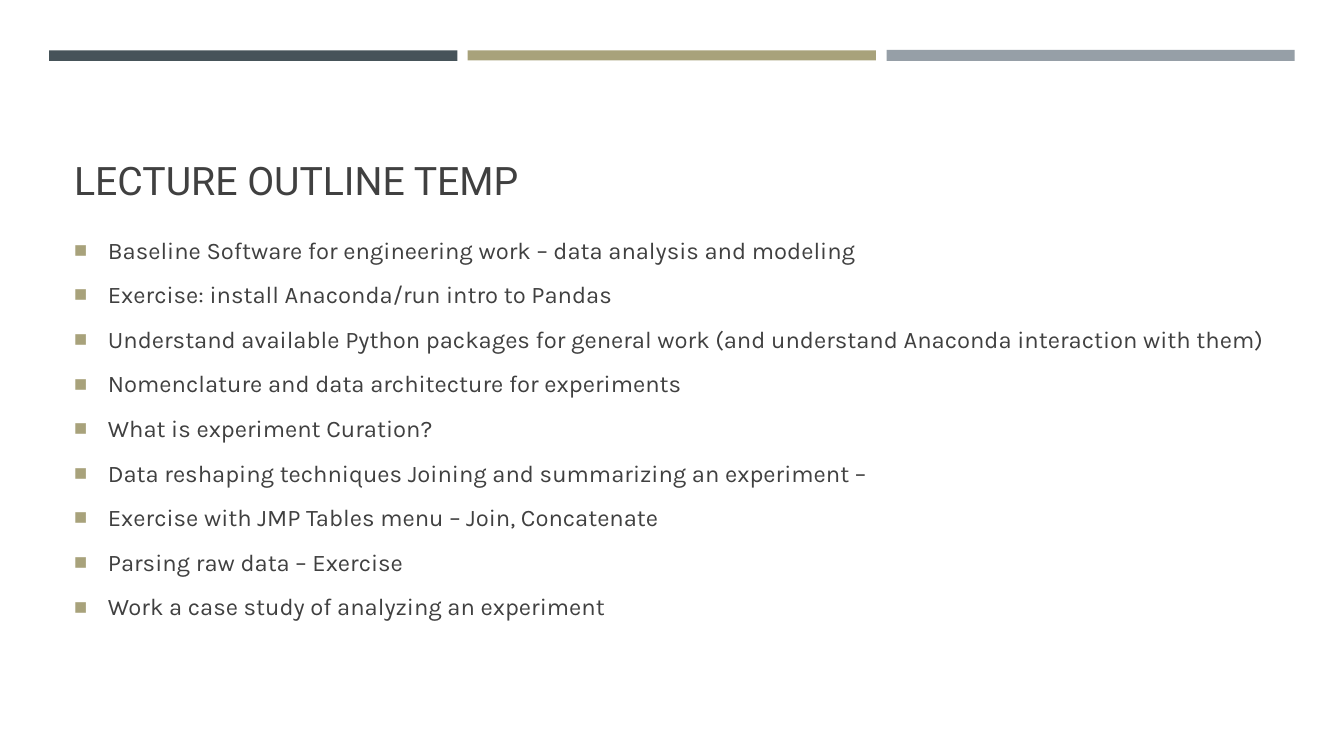
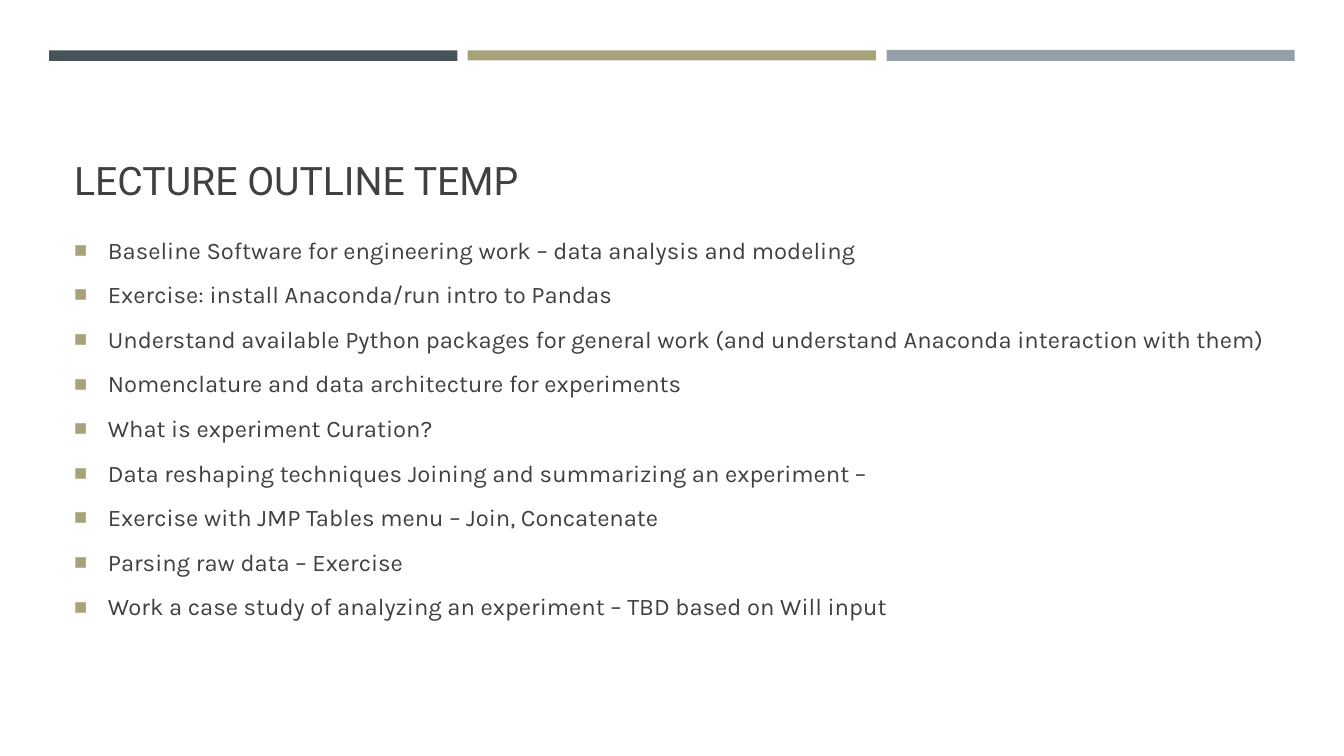
Before and after one commit to jlandgre/Data_Techniques_Training, a slide deck: slide 2 of Data_Techniques.pptx. Drawn at 1344x756 pixels with LibreOffice and Linux fonts; fonts in the diff are those of the drawing. Boxes give left, top, right and bottom in pixels: in the first picture for what was removed or moved away, otherwise in the second. Text is boxed around its words. In the diff, an @@ line names an element or a change of style, - is before the commit and + after.

```diff
--- a/Data_Techniques.pptx
+++ b/Data_Techniques.pptx
@@ text at (108, 598, 887, 621): text changed @@
-■ Work a case study of analyzing an experiment
+■ Work a case study of analyzing an experiment – TBD based on Will input
```
Also in this commit, not shown: 1 other file.
